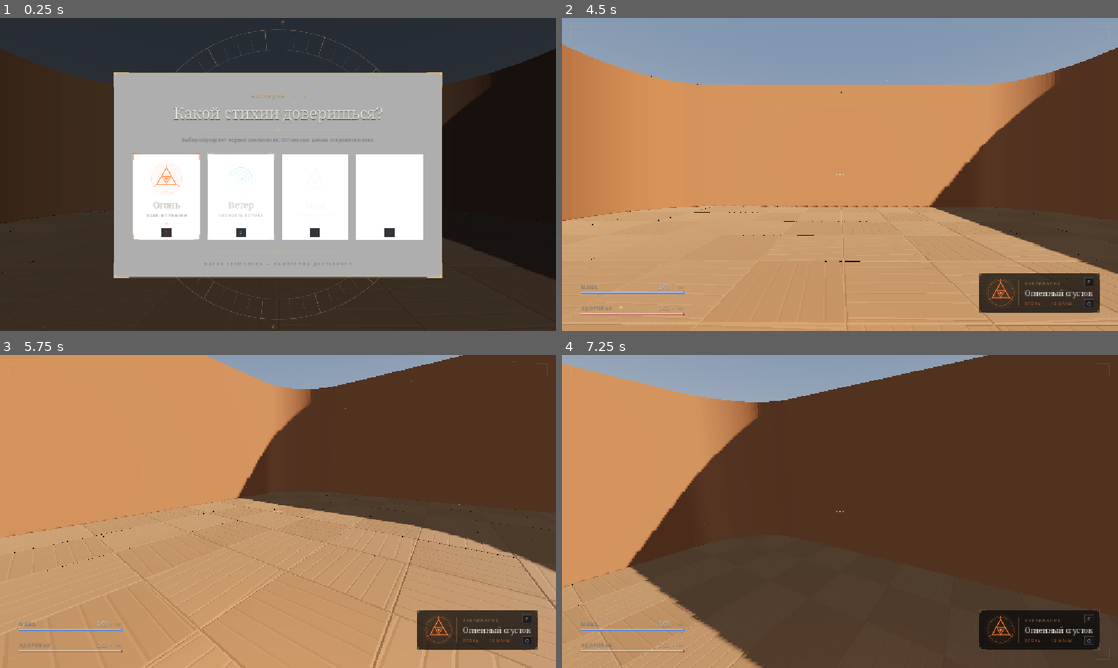
Above: before the commit, frames 1-4 (two rows, left to right).
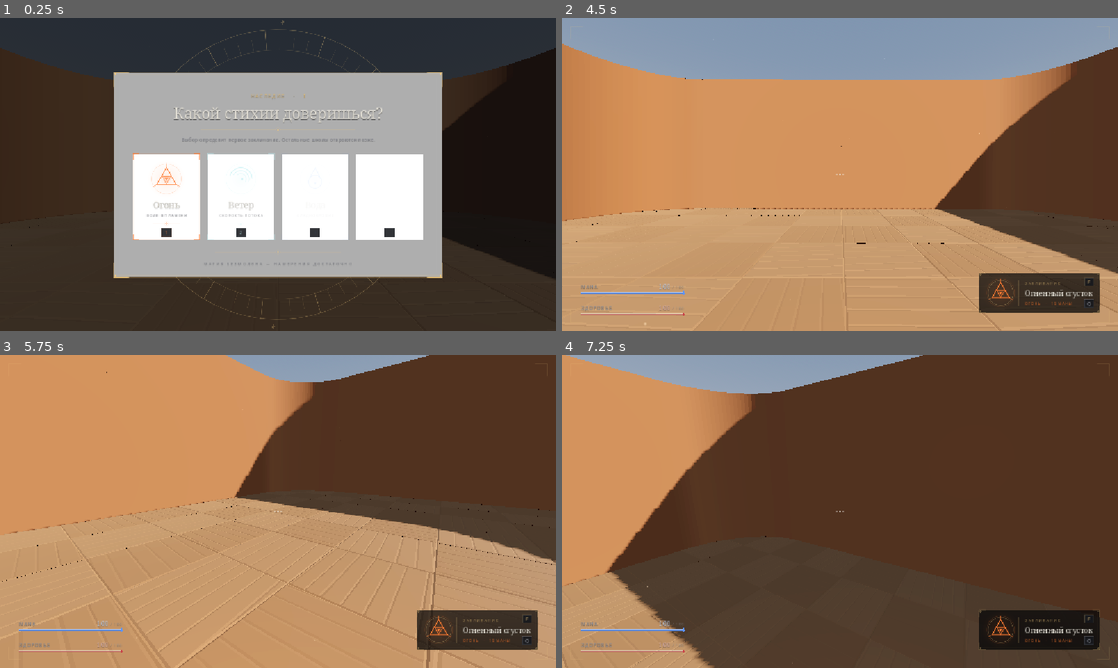
Above: after the commit, the same moments.

Repository: Tunwell1/test-game
Game: Godot game, scene res://main.tscn
The game is run twice, just before and just after one commit, with the same random seed, the same clock (stepped at 60 frames per second) and the same inputs.
Inputs (mouse positions are in pixels of both pictures, inside the frame that each line leads up to):
- Up to frame 1 (0.25 s): no input
- Up to frame 2 (4.5 s): tap Enter at 0.5 s; move the mouse to (962, 158) at 0.52 s; hold D (move_right) 0.53-1.28 s; tap E (interact) at 0.6, 1.55, 2.3, 2.85, 3.8 s; click (962, 158) at 0.67 s; tap Space (jump) at 0.77, 1.52, 3.02, 3.5, 3.77 s; move the mouse to (728, 190) at 1.27 s; hold S (move_back) 1.28-2.03 s; tap F (cast_spell) at 1.35 s; move the mouse to (895, 105) at 2.02 s; hold D (move_right) 2.03-2.78 s; hold Ctrl (crouch) 2.03-2.78 s; move the mouse to (812, 237) at 2.77 s; hold W (move_forward) 2.78-3.53 s; click (812, 237) at 2.92 s; move the mouse to (1006, 221) at 3.52 s; hold A (move_left) from 3.53 s (still down); tap Q (next_spell) at 3.6 s; move the mouse to (673, 127) at 4.27 s; tap 1 (pick_school_1) at 4.35 s
- Up to frame 3 (5.75 s): tap Space (jump) at 4.52 s; tap E (interact) at 4.55, 5.3 s; move the mouse to (283, 511) at 5.02 s; release A (move_left) at 5.03 s; hold W (move_forward) from 5.03 s (still down); tap 2 (pick_school_2) at 5.1 s; click (283, 511) at 5.17 s
- Up to frame 4 (7.25 s): move the mouse to (817, 505) at 5.77 s; release W (move_forward) at 5.78 s; hold D (move_right) 5.78-6.53 s; tap 3 (pick_school_3) at 5.85 s; tap Space (jump) at 6.02, 6.77 s; tap E (interact) at 6.05, 6.8 s; move the mouse to (867, 511) at 6.52 s; hold W (move_forward) from 6.53 s (still down); tap 4 (pick_school_4) at 6.6 s

The runs differ from the first frame. In frame 1, 0.4% of the frame differs, in the area x 0-100%, y 9-82%; in frame 2, 2.9%; in frame 3, 3.4%; in frame 4, 6.2%, in the area x 0-77%, y 0-100%.

Commit message:
Камера первого лица вместо SpringArm3D

Diff:
--- a/player.gd
+++ b/player.gd
@@ -76,9 +76,8 @@
 
 @onready var collision_shape: CollisionShape3D = $CollisionShape3D
 @onready var head: Node3D = $Head
-@onready var camera: Camera3D = $Head/CameraBoom/Camera3D
-@onready var interact_ray: RayCast3D = $Head/CameraBoom/Camera3D/InteractRay
-@onready var camera_boom: SpringArm3D = $Head/CameraBoom
+@onready var camera: Camera3D = $Head/Camera3D
+@onready var interact_ray: RayCast3D = $Head/Camera3D/InteractRay
 @onready var ceiling_check: ShapeCast3D = $CeilingCheck
 @onready var footstep_audio: AudioStreamPlayer3D = $FootstepAudio
 
@@ -155,16 +154,11 @@
 		collision_shape.shape = collision_shape.shape.duplicate()
 		capsule = collision_shape.shape as CapsuleShape3D
 
-	if camera_boom:
-		camera_boom.spring_length = 0.6
-
 	if ceiling_check:
 		ceiling_check.add_exception(self)
 		ceiling_check.enabled = true
 
-	# Камера и луч не должны сталкиваться с телом самого игрока
-	if camera_boom:
-		camera_boom.add_excluded_object(get_rid())
+	# Луч взаимодействия не должен задевать тело самого игрока
 	if interact_ray:
 		interact_ray.add_exception(self)
 		interact_ray.collision_mask = 4 # Layer 3: interactable
@@ -504,8 +498,10 @@
 		target.call("interact")
 
 func _apply_head_bob(delta: float) -> void:
-	# SpringArm3D сам задаёт позицию камеры, поэтому покачиваем сам CameraBoom
-	var bob_node: Node3D = camera_boom
+	# От первого лица камера стоит прямо в глазах, поэтому покачиваем её саму.
+	var bob_node: Node3D = camera
+	if bob_node == null:
+		return
 	if not bob_enabled:
 		bob_node.position = Vector3.ZERO
 		return
--- a/player.tscn
+++ b/player.tscn
@@ -25,15 +25,11 @@
 [node name="Head" type="Node3D" parent="."]
 transform = Transform3D(1, 0, 0, 0, 1, 0, 0, 0, 1, 0, 1.6, 0)
 
-[node name="CameraBoom" type="SpringArm3D" parent="Head"]
-collision_mask = 5
-spring_length = 0.6
-
-[node name="Camera3D" type="Camera3D" parent="Head/CameraBoom"]
+[node name="Camera3D" type="Camera3D" parent="Head"]
 current = true
 fov = 75.0
 
-[node name="InteractRay" type="RayCast3D" parent="Head/CameraBoom/Camera3D"]
+[node name="InteractRay" type="RayCast3D" parent="Head/Camera3D"]
 collision_mask = 4
 target_position = Vector3(0, 0, -4.5)
 enabled = true
--- a/tests/smoke_gameplay.gd
+++ b/tests/smoke_gameplay.gd
@@ -40,6 +40,7 @@
 		await physics_frame
 	_check(player != null, "player exists in main scene")
 	_check(_ambient_vfx_ready(player), "warm light and dust motes are attached to the player")
+	_check(_first_person_camera_ready(player), "camera sits at eye level with no spring arm")
 
 	var enemies := get_nodes_in_group("enemies")
 	print("INFO: main scene registers %d enemies" % enemies.size())
@@ -113,6 +114,19 @@
 	_finish()
 
 
+func _first_person_camera_ready(player: Node) -> bool:
+	if player == null:
+		return false
+	var cam := player.find_child("Camera3D", true, false) as Camera3D
+	var head := player.find_child("Head", true, false) as Node3D
+	if cam == null or head == null or cam.get_parent() != head:
+		return false
+	for node in player.find_children("*", "SpringArm3D", true, false):
+		return false
+	var ray := cam.get_node_or_null("InteractRay") as RayCast3D
+	return ray != null and absf(cam.position.x) < 0.2 and absf(cam.position.z) < 0.2
+
+
 func _ambient_vfx_ready(player: Node) -> bool:
 	if player == null:
 		return false
Not shown, changed: docs/testing.md
